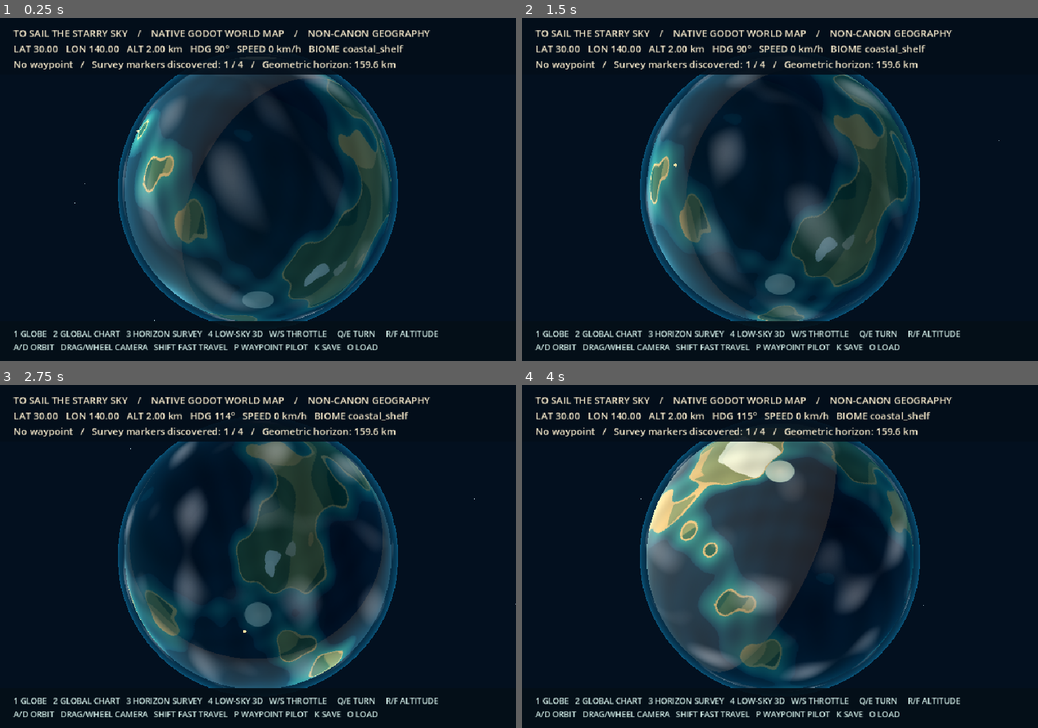
Above: before the commit, frames 1-4 (two rows, left to right).
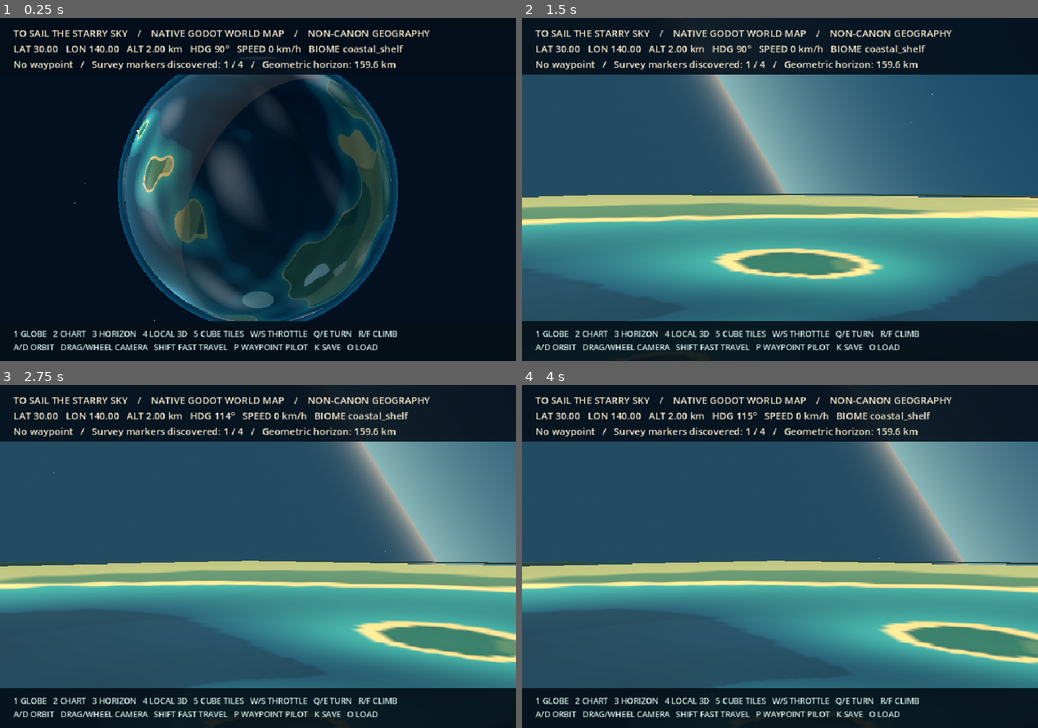
Above: after the commit, the same moments.

Repository: ndrorchestration/ToSailaStarrySky-jrpg
Game: Godot game, scene res://scenes/planetary_worldmap.tscn
The game is run twice, just before and just after one commit, with the same random seed, the same clock (stepped at 60 frames per second) and the same inputs. This scene is started directly instead of the project's main scene.
Inputs (mouse positions are in pixels of both pictures, inside the frame that each line leads up to):
- Up to frame 1 (0.25 s): no input
- Up to frame 2 (1.5 s): tap Enter at 0.5 s; move the mouse to (893, 172) at 0.52 s; hold Right (ui_right) 0.53-1.25 s; tap 5 at 0.6 s; click (893, 172) at 0.67 s; tap Space at 1.25 s; drag from (676, 206) to (754, 258) at 1.27 s
- Up to frame 3 (2.75 s): tap Enter at 2 s; move the mouse to (309, 481) at 2.02 s; hold Right (ui_right) from 2.03 s (still down); hold E from 2.03 s (still down); tap 5 at 2.3 s
- Up to frame 4 (4 s): release Right (ui_right) at 2.75 s; release E at 2.75 s; drag from (754, 625) to (625, 505) at 2.77 s; tap Space at 3.5 s; move the mouse to (934, 607) at 3.52 s; hold Left (ui_left) from 3.53 s (still down); tap V at 3.6 s; tap 5 at 3.8 s

The runs differ from the first frame. In frame 1, 1.0% of the frame differs, in the area x 12-85%, y 91-94%; in frame 2, 71%, in the area x 0-100%, y 16-94%; in frame 3, 70%; in frame 4, 69%.

Commit message:
feat(worldmap): opt-in fifth native cube-sphere streamed flight mode with radial camera

Diff:
--- a/godot/scripts/planetary/planetary_worldmap.gd
+++ b/godot/scripts/planetary/planetary_worldmap.gd
@@ -7,6 +7,7 @@
 const State = preload("res://scripts/planetary/worldmap_state.gd")
 const Chart = preload("res://scripts/planetary/worldmap_chart.gd")
 const LocalTerrain = preload("res://scripts/planetary/worldmap_local_terrain.gd")
+const CubeStream = preload("res://scripts/planetary/worldmap_cube_stream.gd")
 
 const PLANET_KM := 6371.0 # Illustration, NOT canonical planet radius.
 const GLOBE_UNITS := 12.0
@@ -39,6 +40,7 @@
 var _panel_timer := 0.0
 var _map_environment: Environment
 var _low_sky: Node3D
+var _cube_stream: Node3D
 var _terrain_timer := 0.0
 
 func _ready() -> void:
@@ -50,6 +52,7 @@
     _build_ship_locator()
     _build_camera()
     _build_local_patch()
+    _build_cube_stream()
     _build_overlay()
     _refresh_chart()
     _update_view()
@@ -253,6 +256,10 @@
     _low_sky.call("rebuild",_flight,190.0,64)
     _low_sky.visible = false
 
+func _build_cube_stream() -> void:
+    _cube_stream = CubeStream.new()
+    add_child(_cube_stream)
+
 func _add_label(parent: Node, name: String, position: Vector2, font_size: int,
         color: Color) -> Label:
     var node := Label.new()
@@ -315,7 +322,16 @@
         return
     _chart.visible = _mode == "chart" or _mode == "local"
     if _map_environment != null:
-        _map_environment.background_mode = Environment.BG_SKY if _mode == "flight" else Environment.BG_COLOR
+        _map_environment.background_mode = Environment.BG_SKY if (_mode == "flight" or _mode == "tiles") else Environment.BG_COLOR
+    _marker.visible = _mode != "tiles"
+    _clouds.visible = _mode != "tiles"
+    var limb := get_node_or_null("AtmosphericLimb") as MeshInstance3D
+    if limb != null:
+        limb.visible = _mode != "tiles"
+    if _cube_stream != null:
+        _cube_stream.visible = _mode == "tiles"
+        if _mode == "tiles":
+            _cube_stream.call("refresh",_flight)
     if _low_sky != null:
         _low_sky.visible = _mode == "flight"
         if _mode == "flight":
@@ -344,7 +360,13 @@
     if _camera == null:
         return
 
-    if _mode == "flight" and _low_sky != null:
+    if _mode == "tiles" and _cube_stream != null:
+        var pose: Dictionary = CubeStream.flight_camera(_flight)
+        _camera.position = pose["eye"]
+        _camera.look_at(pose["aim"],pose["up"])
+        _camera.near = 0.0002
+        _camera.far = 400.0
+    elif _mode == "flight" and _low_sky != null:
         var center: Vector3 = _low_sky.call("camera_position",_flight)
         var direction := deg_to_rad(float(_flight["headingDeg"]))
         var forward := Vector3(sin(direction),0.0,-cos(direction))
@@ -371,7 +393,7 @@
     _headline.text += "%s   /   Survey markers discovered: %d / %d   /   Geometric horizon: %.1f km" % [
             bearing_text,_discovered.size(),SURVEY_MARKERS.size(),
             Geo.horizon_distance_km(float(_flight["altitudeKm"]),PLANET_KM)]
-    _footer.text = "1 GLOBE   2 GLOBAL CHART   3 HORIZON SURVEY   4 LOW-SKY 3D   W/S THROTTLE     Q/E TURN     R/F ALTITUDE\n"
+    _footer.text = "1 GLOBE   2 CHART   3 HORIZON   4 LOCAL 3D   5 CUBE TILES   W/S THROTTLE   Q/E TURN   R/F CLIMB\n"
     _footer.text += "A/D ORBIT   DRAG/WHEEL CAMERA   SHIFT FAST TRAVEL   P WAYPOINT PILOT   K SAVE   O LOAD"
     if _autopilot:
         _footer.text += "   /   WAYPOINT PILOT ACTIVE"
@@ -417,6 +439,7 @@
             KEY_2: _mode = "chart"
             KEY_3: _mode = "local"
             KEY_4: _mode = "flight"
+            KEY_5: _mode = "tiles"
             KEY_P:
                 _autopilot = not _autopilot if not _waypoint.is_empty() else false
             KEY_K:
